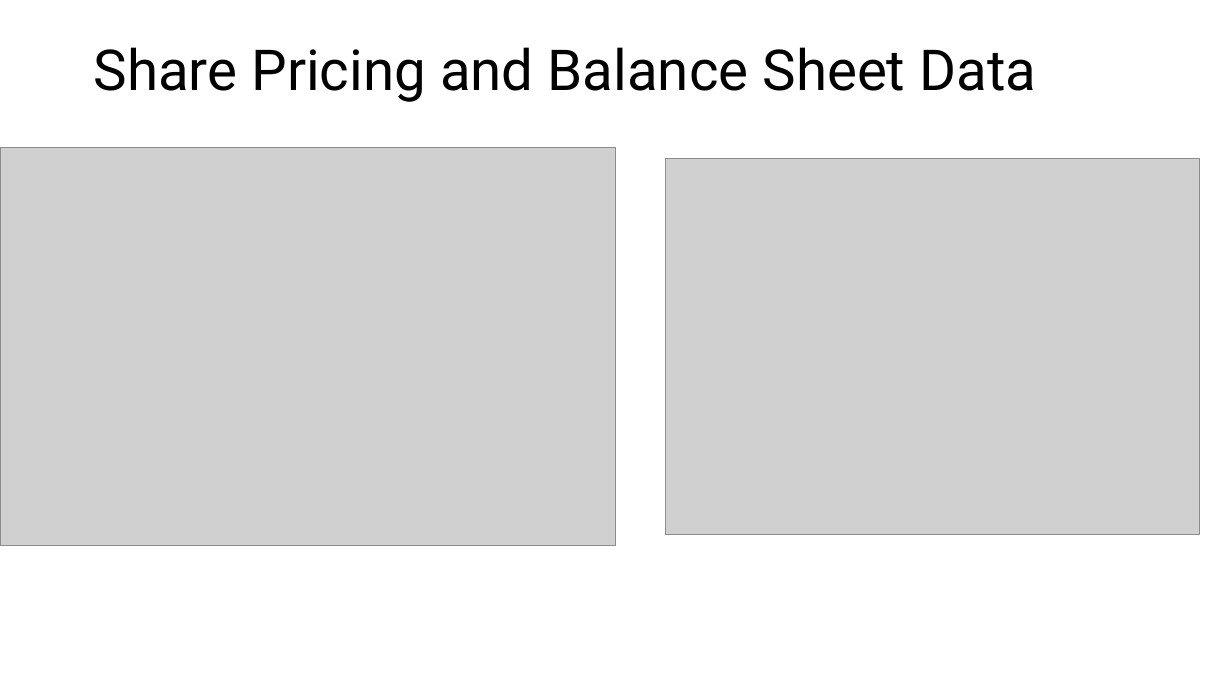
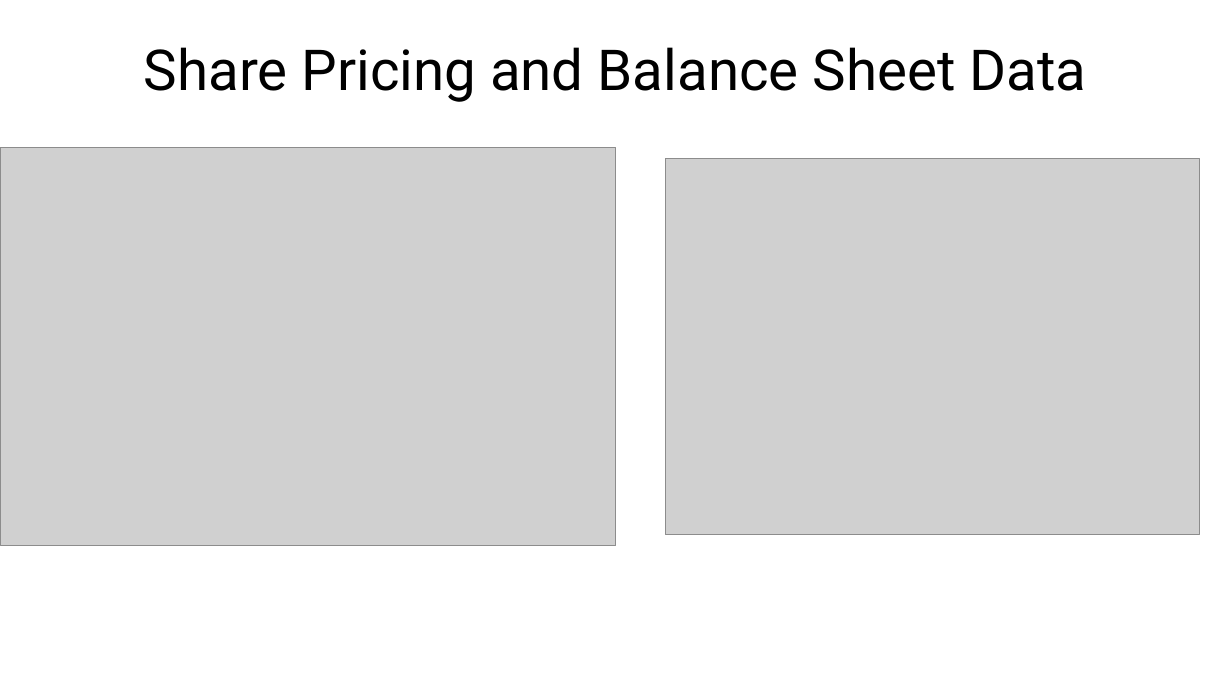
Before and after one commit to BrennanB572/Project-3, a slide deck: slide 24 of Company Stock vs Asset presentation.pptm. Drawn at 1232x693 pixels with LibreOffice and Linux fonts; fonts in the diff are those of the drawing; grey boxes stand for pictures. Boxes give left, top, right and bottom in pixels: in the first picture for what was removed or moved away, otherwise in the second. Text is boxed around its words. In the diff, an @@ line names an element or a change of style, - is before the commit and + after.

```diff
--- a/Company Stock vs Asset presentation.pptm
+++ b/Company Stock vs Asset presentation.pptm
@@ text "Share Pricing and Balance Sheet ..." at (x1=144, y1=47, x2=1087, y2=102): alignment left to centre @@
```
Also in this commit, not shown: 6 other slides changed.
